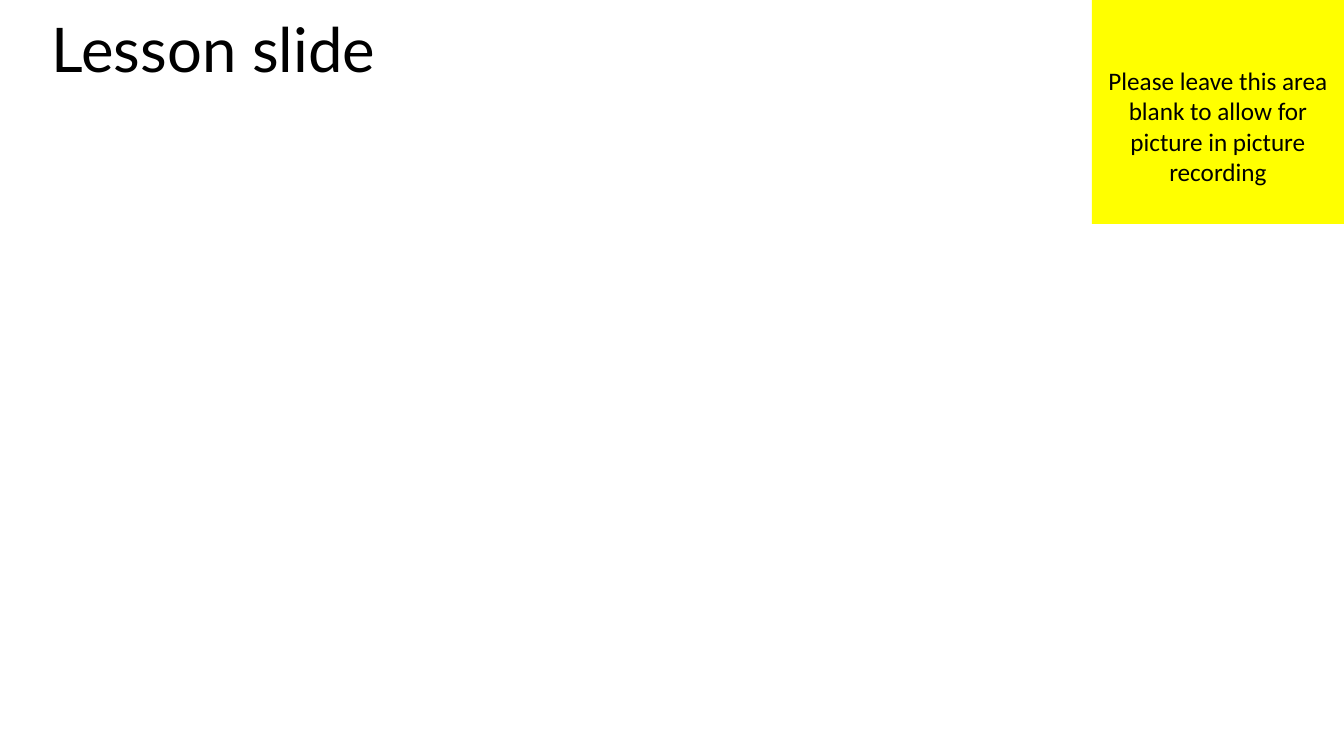
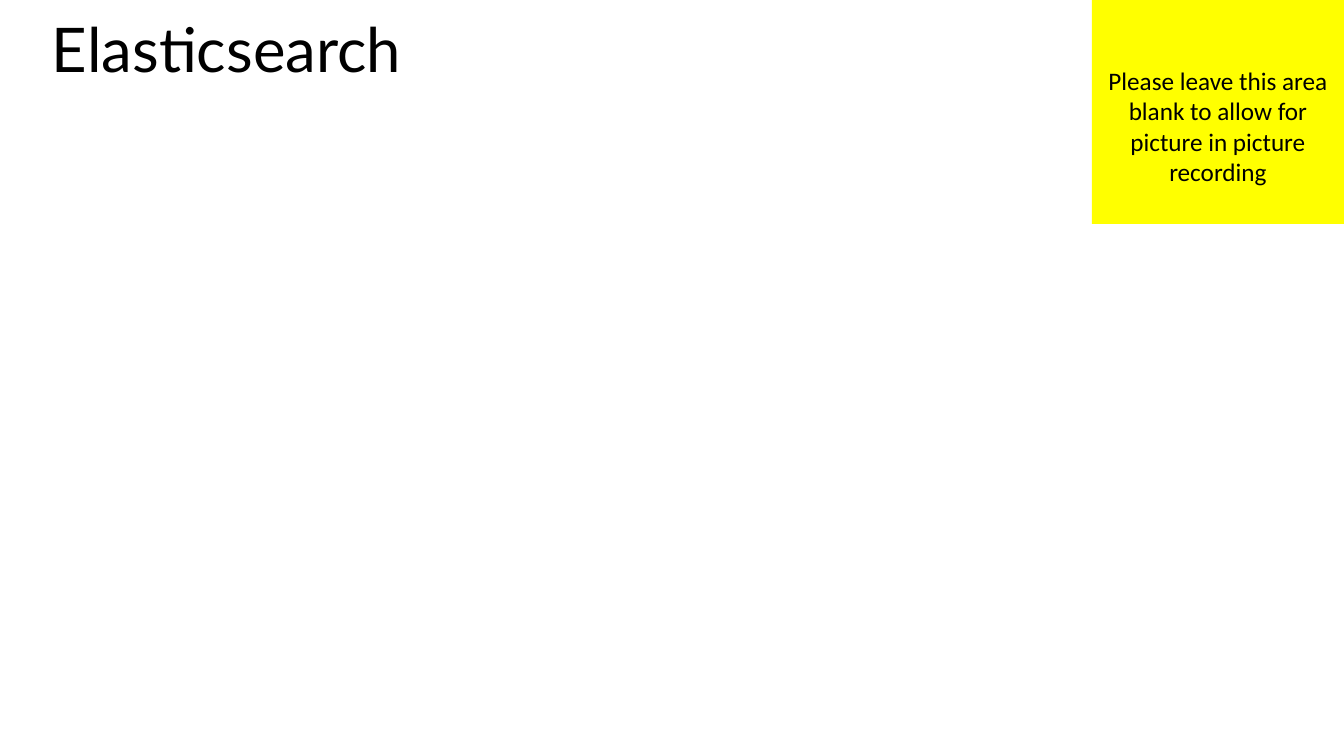
Before and after one commit to MisterJames/AzureImageProcessing, a slide deck: slide 17 of Presentation Materials/MVA-ApplicationsOnAzure-06.pptx (slide 3 before the commit). Drawn at 1344x756 pixels with LibreOffice and Linux fonts; fonts in the diff are those of the drawing. Boxes give left, top, right and bottom in pixels: in the first picture for what was removed or moved away, otherwise in the second. Text is boxed around its words. In the diff, an @@ line names an element or a change of style, - is before the commit and + after.

```diff
--- a/Presentation Materials/MVA-ApplicationsOnAzure-06.pptx
+++ b/Presentation Materials/MVA-ApplicationsOnAzure-06.pptx
@@ title at <box>52,26,401,73</box>: text changed @@
-Lesson slide
+Elasticsearch
```
Also in this commit, not shown: 1 other slide changed, 26 slides added, 1 slide removed, 33 other files.
